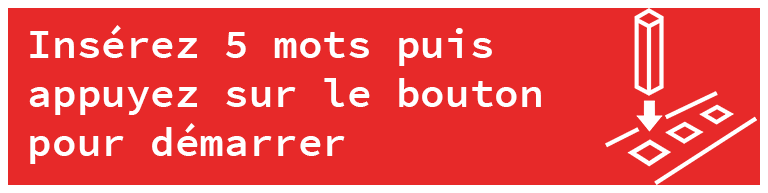
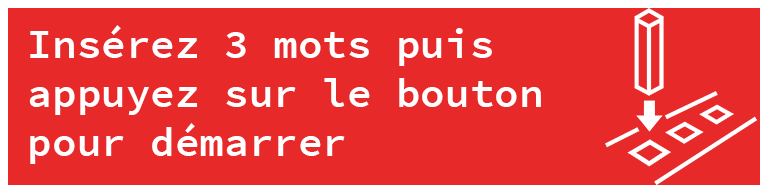
Layered file, before and after one edit (768x193). Changes by layer:
renamed "Insérez 5 mots puis appuyez sur le bouton pour démarrer" to "Insérez 3 mots puis appuyez sur le bouton pour démarrer", painted on it over bbox(226, 32, 246, 58)
